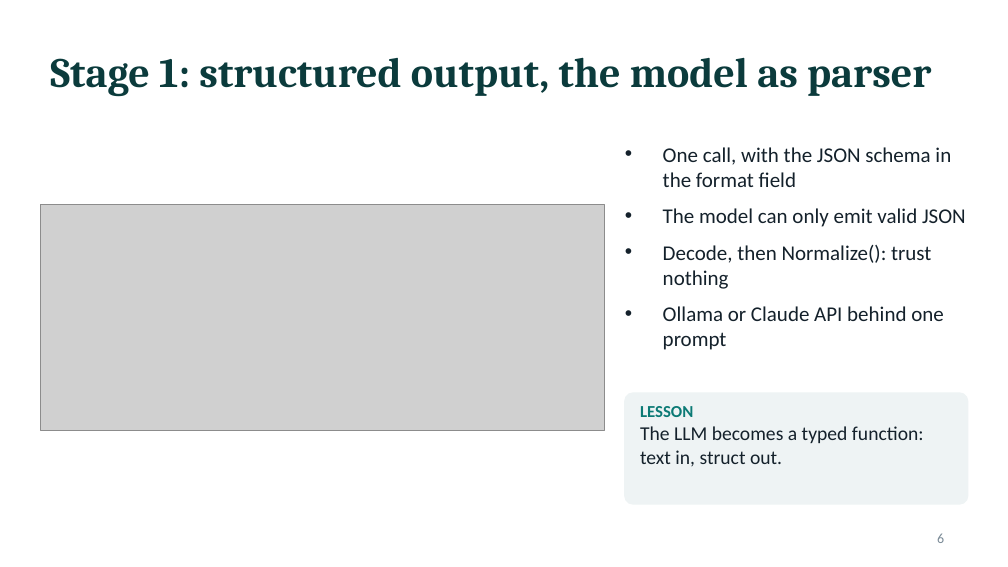
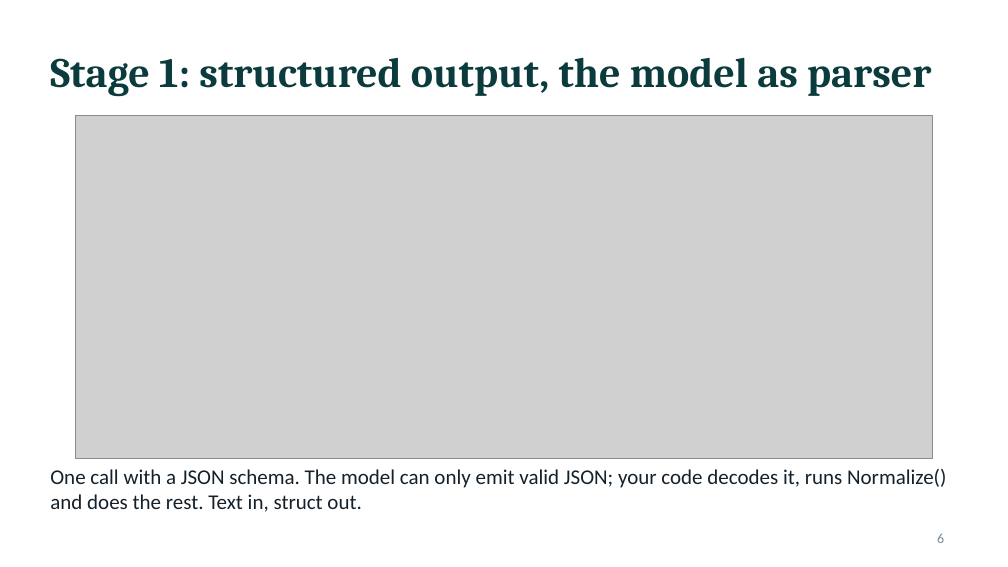
Before and after one commit to AriT93/agent-lab, a slide deck: slide 6 of docs/agent-lab-guide.pptx. Drawn at 1008x567 pixels with LibreOffice and Linux fonts; fonts in the diff are those of the drawing; grey boxes stand for pictures. Boxes give left, top, right and bottom in pixels: in the first picture for what was removed or moved away, otherwise in the second. Text is boxed around its words. In the diff, an @@ line names an element or a change of style, - is before the commit and + after.

```diff
--- a/docs/agent-lab-guide.pptx
+++ b/docs/agent-lab-guide.pptx
@@ picture: place and size @@
-picture at [40,205,605,429]
+picture at [76,116,933,459]
@@ rounded rectangle removed at [625,393,968,504] @@
@@ text removed at [640,406,924,467] @@
-LESSON
-The LLM becomes a typed function: text in, struct out.
@@ text at [50,469,946,512]: text changed @@
-• One call, with the JSON schema in the format field
-• The model can only emit valid JSON
-• Decode, then Normalize(): trust nothing
-• Ollama or Claude API behind one prompt
+One call with a JSON schema. The model can only emit valid JSON; your code decodes it, runs Normalize() and does the rest. Text in, struct out.
```
Also in this commit, not shown: 7 other slides changed, 3 slides added, 2 slides removed, 1 other file.
